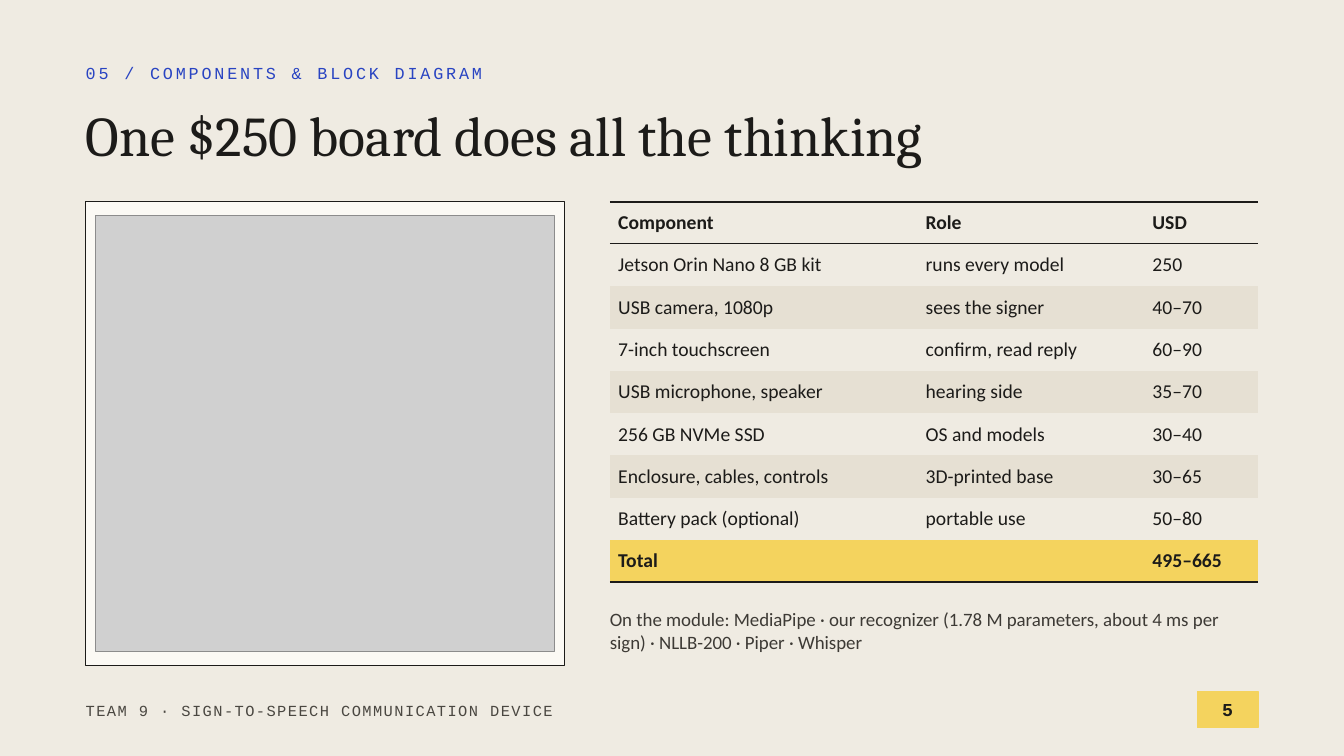
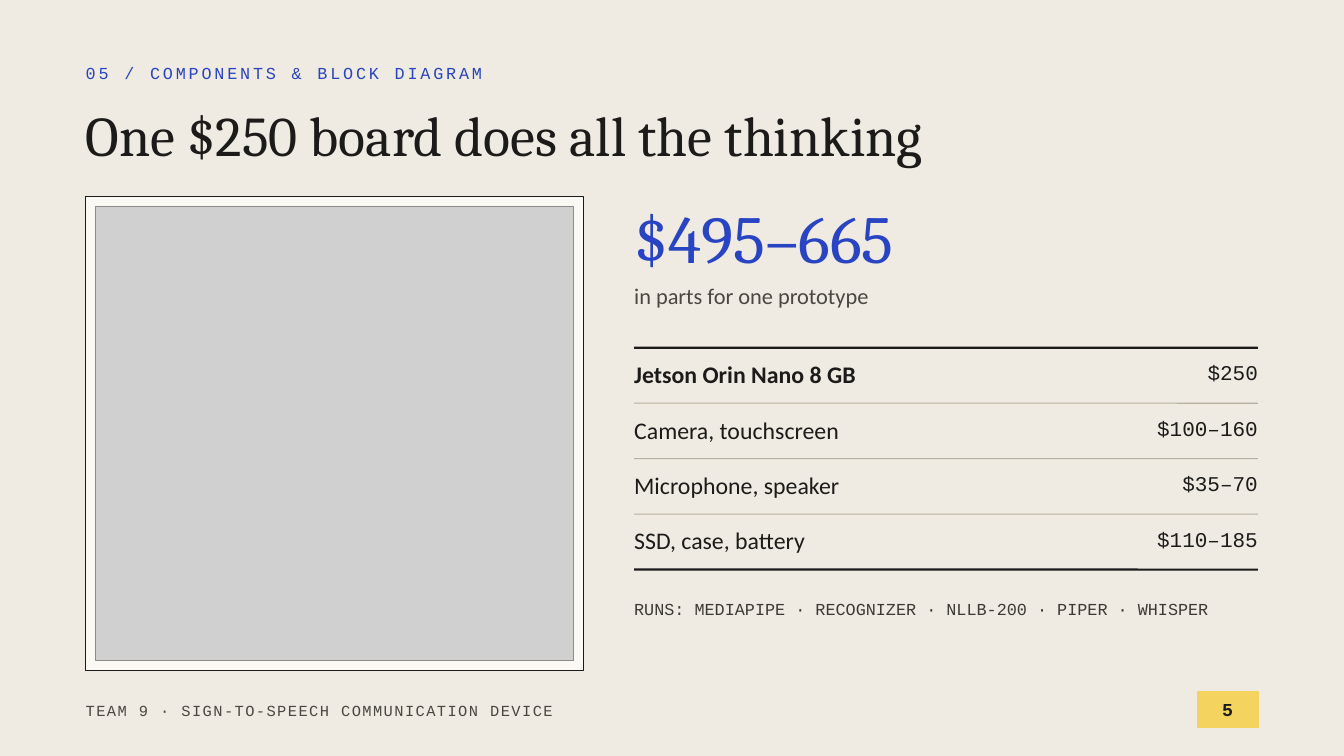
Before and after one commit to anxious956/Multilingual-Sign-to-Speech-Communication-Device, a slide deck: slide 5 of docs/presentation/Team9_Proposal_Presentation.pptx. Drawn at 1344x756 pixels with LibreOffice and Linux fonts; fonts in the diff are those of the drawing; grey boxes stand for pictures. Boxes give left, top, right and bottom in pixels: in the first picture for what was removed or moved away, otherwise in the second. Text is boxed around its words. In the diff, an @@ line names an element or a change of style, - is before the commit and + after.

```diff
--- a/docs/presentation/Team9_Proposal_Presentation.pptx
+++ b/docs/presentation/Team9_Proposal_Presentation.pptx
@@ rectangle: place and size @@
-rectangle at [86, 202, 565, 665]
+rectangle at [86, 197, 584, 670]
@@ picture: place and size @@
-picture at [96, 216, 555, 651]
+picture at [96, 207, 574, 660]
@@ table removed at [610, 202, 1258, 571], 9 rows, 3 columns @@
-Component | Role | USD
-Jetson Orin Nano 8 GB kit | runs every model | 250
-USB camera, 1080p | sees the signer | 40–70
-7-inch touchscreen | confirm, read reply | 60–90
-USB microphone, speaker | hearing side | 35–70
-256 GB NVMe SSD | OS and models | 30–40
-Enclosure, cables, controls | 3D-printed base | 30–65
-Battery pack (optional) | portable use | 50–80
-Total |  | 495–665
@@ text added at [634, 214, 894, 268], 48 pt, text #2944C2 @@
+$495–665
@@ text added at [634, 288, 868, 308], 16 pt, text #4A4741 @@
+in parts for one prototype
@@ line added from (634, 348) to (1258, 348), #1C1B19 1.5 pt @@
@@ text added at [634, 366, 856, 383], 17 pt, text #1C1B19, bold @@
+Jetson Orin Nano 8 GB
@@ text added at [1208, 365, 1258, 382], 15 pt, text #1C1B19 @@
+$250
@@ line added from (634, 403) to (1258, 403), #B7AF9F 0.75 pt @@
@@ text added at [634, 422, 839, 442], 17 pt, text #1C1B19 @@
+Camera, touchscreen
@@ text added at [1157, 421, 1258, 438], 15 pt, text #1C1B19 @@
+$100–160
@@ line added from (634, 459) to (1258, 459), #B7AF9F 0.75 pt @@
@@ text added at [634, 477, 839, 498], 17 pt, text #1C1B19 @@
+Microphone, speaker
@@ text added at [1182, 476, 1258, 493], 15 pt, text #1C1B19 @@
+$35–70
@@ line added from (634, 514) to (1258, 514), #B7AF9F 0.75 pt @@
@@ text added at [634, 532, 805, 553], 17 pt, text #1C1B19 @@
+SSD, case, battery
@@ text added at [1157, 532, 1258, 549], 15 pt, text #1C1B19 @@
+$110–185
@@ line added from (634, 570) to (1258, 570), #1C1B19 1.5 pt @@
@@ text at [634, 604, 1209, 615]: text changed; size 13.5 to 12 pt; font Calibri to Courier New @@
-On the module: MediaPipe · our recognizer (1.78 M parameters, about 4 ms per sign) · NLLB-200 · Piper · Whisper
+RUNS: MEDIAPIPE · RECOGNIZER · NLLB-200 · PIPER · WHISPER
```
Also in this commit, not shown: 5 other slides changed, 1 other file.
